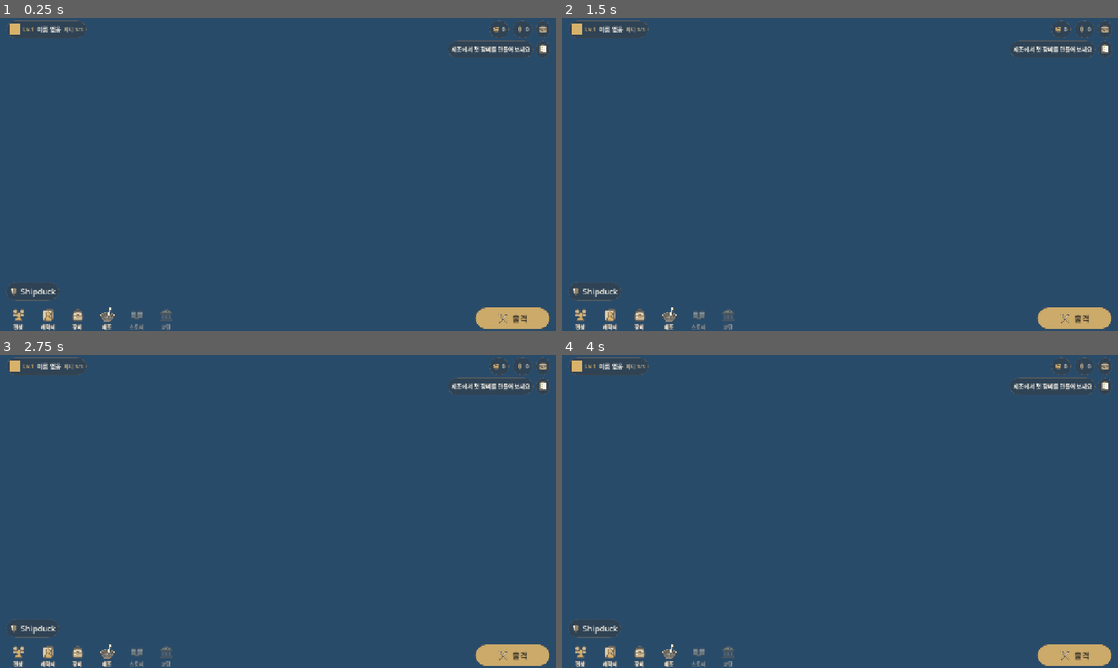
Above: before the commit, frames 1-4 (two rows, left to right).
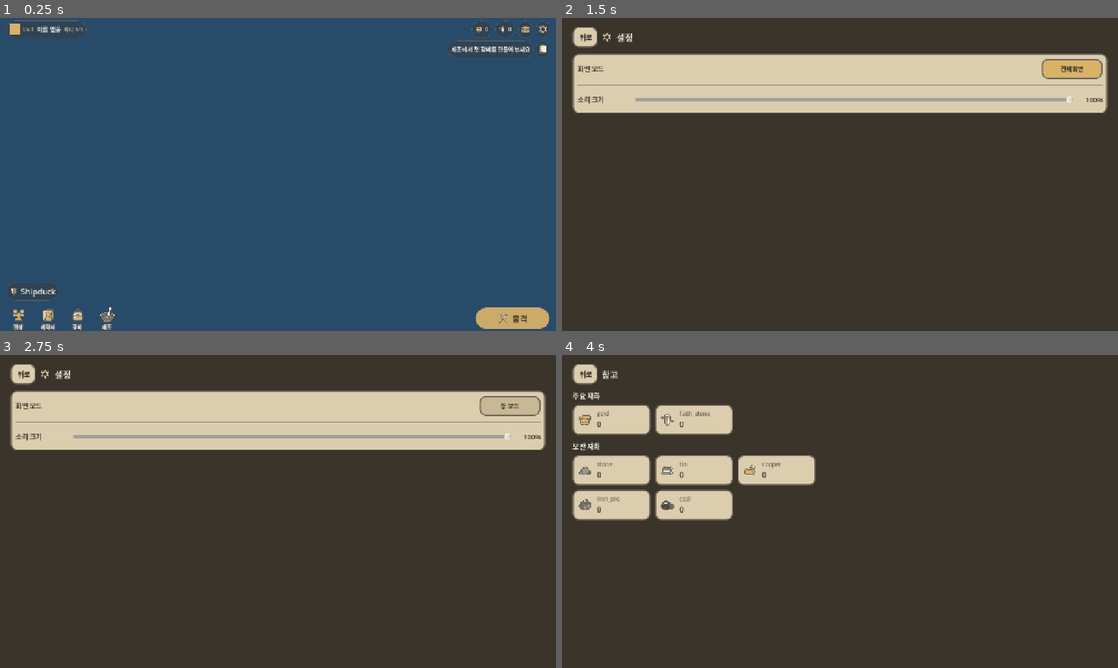
Above: after the commit, the same moments.

Repository: KADSA-OFFICIAL/Group-2
Game: Godot game, scene res://main.tscn
The game is run twice, just before and just after one commit, with the same random seed, the same clock (stepped at 60 frames per second) and the same inputs. The engine's default icon, where the game draws it, is replaced by a stand-in: a white triangle on a blue panel in a dark square.
Inputs (mouse positions are in pixels of both pictures, inside the frame that each line leads up to):
- Up to frame 1 (0.25 s): no input
- Up to frame 2 (1.5 s): click (1106, 30) at 0.52 s; click "뒤로" (after the commit: "창 모드") at 1.25 s
- Up to frame 3 (2.75 s): click (511, 405) at 2 s, where only the run after the commit has a clickable "전체화면"
- Up to frame 4 (4 s): click (584, 373) at 2.75 s, where only the run after the commit has a clickable "뒤로"; click (1090, 367) at 3.52 s

The runs differ from the first frame. In frame 1, 0.4% of the frame differs, in the area x 23-99%, y 0-100%; in frame 2, 100%, in the area x 0-100%, y 0-100%; in frame 3, 100%; in frame 4, 100%.

Commit message:
feat(ui): 설정 화면 (실제 동작) + 메인화면 죽은 버튼 제거
방향: 아이콘이 실제 기능을 하게 만들고, 난잡한 느낌을 없앤다.
(전투 관련은 팀원 담당이므로 건드리지 않았다.)

## 설정 — 아이콘이 실제로 동작하게

icon_settings 는 아트만 있고 버튼조차 없었다. 진짜로 동작하는 화면을 붙인다.

SettingsSystem (autoload)
  화면 모드(전체화면/창)  -> DisplayServer 에 실제 적용
  소리 크기(0~100%)      -> AudioServer 마스터 버스에 실제 적용
  SaveSystem 제공자로 등록되어 저장/복원된다.

여기 있는 값은 게임 밸런스가 아니라 실제 시스템 값이다. 그래서 임의 수치를
만들 여지가 없다(기획 대기 항목이 아니다). 다른 화면들이 [미정] 때문에 막혀
있는 것과 다른 점이다.

화면은 SettingsSystem 에 시키고 결과만 그린다.
DisplayServer/AudioServer 를 화면이 직접 만지지 않는다.

볼륨 0 은 데시벨로 표현할 수 없어 음소거로 따로 처리한다.
슬라이더를 끌 때 화면 전체를 다시 만들면 드래그가 끊기므로 숫자 라벨만 갱신한다.

## 난잡함 제거

하단 줄에서 스토리·교단 버튼을 뺐다. 화면이 없어 흐린 채로 눌리지 않는
버튼이었고, 기능을 더하지 않으면서 줄만 길게 만들었다.
아트(icon_story / icon_order / icon_mail / icon_shop)는 저장소에 그대로 있고,
화면이 생기면 그때 붙인다. 상수만 남겨 두지도 않았다(아무 데도 안 쓰이는
상수는 "곧 붙는다"처럼 오해를 준다).

_make_tab() 의 disabled 분기도 함께 걷어냈다. 호출부가 없어진 죽은 코드다.

## 상단/하단의 성격을 갈랐다

  하단 = 게임을 하는 메뉴 (편성 / 캐릭터 / 장비 / 제조)
  상단 우측 = 게임을 둘러싼 기능 (창고 / 설정)

한국 게임 메인화면의 관례다. 섞으면 줄이 길어지고 무엇이 중요한지 흐려진다.
결과적으로 하단은 동작하는 4개 + 출격만 남는다.

## 검증 (헤드리스 실제 실행 + 화면 캡처)

  기본값 volume=1.0 -> bus_db=0.00
  0.5 설정 -> bus_db=-6.02 (linear_to_db(0.5) 와 일치), mute=false
  0.0 설정 -> mute=true (데시벨로 표현 못 하는 값을 음소거로 처리)
  3.7 설정 -> volume=1.0 (범위 밖 값 클램프)
  저장 후 새 프로세스: fullscreen=true volume=0.35, bus_db=-9.12 로 실제 적용됨
  캡처: 메인화면에 흐린 버튼 없음(하단 4개), 상단 우측에 창고+설정
        설정 화면의 화면 모드 토글 / 소리 크기 슬라이더 표시 확인
  파싱 exit 0 / 오류·경고 0, 회귀 exit 0 / 오류·경고 0

project.godot 의 [autoload] 는 append 만 했다(SettingsSystem).

Co-Authored-By: Claude Opus 5 <noreply@anthropic.com>

Diff:
--- /dev/null
+++ b/autoload/SettingsSystem.gd
@@ -0,0 +1,108 @@
+extends Node
+
+# 게임 설정의 단일 출처 (autoload).
+#
+# 책임: 플레이어가 고른 설정 값을 보유하고, 실제 시스템에 적용한다.
+#
+# 여기 있는 값은 **게임 밸런스가 아니라 실제 시스템 값**이다.
+# 창 모드는 DisplayServer, 볼륨은 AudioServer 가 실제로 적용받는다.
+# 그래서 임의 수치를 만들 여지가 없다(기획 대기 항목이 아니다).
+#
+# 단일 출처 원칙:
+#   - 화면(설정 화면)은 이 시스템에서 읽고 이 시스템에 시킨다.
+#     DisplayServer / AudioServer 를 화면이 직접 만지지 않는다.
+#   - 저장은 SaveSystem 제공자로 등록한다. 화면이 파일을 쓰지 않는다.
+
+# 저장 스키마에서 설정이 들어가는 키.
+const SAVE_KEY := "settings"
+
+# 볼륨을 다루는 오디오 버스 이름. Godot 기본 버스다.
+const MASTER_BUS := "Master"
+
+# 볼륨 0 은 무음이다. 데시벨로는 -inf 라서 따로 다뤄야 한다.
+const SILENT_DB := -80.0
+
+# 설정이 바뀔 때. 화면은 이 신호로만 갱신한다.
+signal settings_changed()
+
+# 전체화면인가. false 면 창 모드.
+var fullscreen: bool = false
+
+# 마스터 볼륨 (0.0 ~ 1.0). 데시벨 변환은 이 시스템이 감춘다.
+var master_volume: float = 1.0
+
+
+func _ready() -> void:
+	name = "SettingsSystem"
+	# 저장 스키마의 설정 부분은 이 시스템이 소유한다(SaveSystem 은 내부를 모른다).
+	SaveSystem.register_provider(SAVE_KEY, self)
+	# 복원된 값(또는 기본값)을 실제 시스템에 반영한다.
+	# register_provider 안에서 from_save_dict 가 이미 불렸을 수 있으므로 여기서 한 번 적용한다.
+	apply_all()
+
+
+# ===== 변경 (Mutation) =====
+
+func set_fullscreen(value: bool) -> void:
+	if value == fullscreen:
+		return
+	fullscreen = value
+	_apply_window_mode()
+	settings_changed.emit()
+
+
+# 0.0 ~ 1.0 밖의 값은 잘라 넣는다.
+func set_master_volume(value: float) -> void:
+	var clamped := clampf(value, 0.0, 1.0)
+	if is_equal_approx(clamped, master_volume):
+		return
+	master_volume = clamped
+	_apply_volume()
+	settings_changed.emit()
+
+
+# ===== 적용 (Apply) =====
+# 실제 시스템에 밀어 넣는 곳. 화면은 이 함수를 부르지 않는다(set_* 가 대신 부른다).
+
+func apply_all() -> void:
+	_apply_window_mode()
+	_apply_volume()
+
+
+func _apply_window_mode() -> void:
+	# 헤드리스에서는 창이 없다. 그때 호출해도 안전하다(Godot 이 무시한다).
+	var mode := DisplayServer.WINDOW_MODE_FULLSCREEN if fullscreen else DisplayServer.WINDOW_MODE_WINDOWED
+	DisplayServer.window_set_mode(mode)
+
+
+func _apply_volume() -> void:
+	var bus := AudioServer.get_bus_index(MASTER_BUS)
+	if bus < 0:
+		push_warning("SettingsSystem: 오디오 버스를 찾을 수 없습니다: " + MASTER_BUS)
+		return
+	# 0 은 데시벨로 표현할 수 없으므로 음소거로 따로 처리한다.
+	if master_volume <= 0.0:
+		AudioServer.set_bus_mute(bus, true)
+		AudioServer.set_bus_volume_db(bus, SILENT_DB)
+		return
+	AudioServer.set_bus_mute(bus, false)
+	AudioServer.set_bus_volume_db(bus, linear_to_db(master_volume))
+
+
+# ===== 저장/복원 (Save / Load) =====
+# SaveSystem 은 이 두 함수만 호출한다.
+
+func to_save_dict() -> Dictionary:
+	return {
+		"fullscreen": fullscreen,
+		"master_volume": master_volume,
+	}
+
+
+func from_save_dict(data: Dictionary) -> void:
+	# 없는 키는 현재 값을 유지한다(구 세이브 호환).
+	fullscreen = bool(data.get("fullscreen", fullscreen))
+	master_volume = clampf(float(data.get("master_volume", master_volume)), 0.0, 1.0)
+	# 복원 직후 실제 시스템에 반영한다. _ready() 보다 먼저 불릴 수 있어 여기서도 적용한다.
+	apply_all()
+	settings_changed.emit()
--- a/project.godot
+++ b/project.godot
@@ -28,6 +28,7 @@
 StatusEffectDatabase="*res://autoload/StatusEffectDatabase.gd"
 EnemyDatabase="*res://autoload/EnemyDatabase.gd"
 StageDatabase="*res://autoload/StageDatabase.gd"
+SettingsSystem="*res://autoload/SettingsSystem.gd"
 SynergySystem="*res://autoload/SynergySystem.gd"
 PartySystem="*res://autoload/PartySystem.gd"
 ScreenManager="*res://autoload/ScreenManager.gd"
--- a/screens/main/main_screen.gd
+++ b/screens/main/main_screen.gd
@@ -8,9 +8,14 @@
 #   3) 상·하단 바는 얇게, 아이콘은 작게(UITheme.ICON_*). 화면 가운데를 비워 둔다.
 #   4) 크기로 위계를 준다. 출격 CTA만 크고 밝게, 나머지 메뉴는 작고 차분하게.
 #
-#   상단   프로필 · 주요 재화 · 창고/상점 원형 버튼
+#   상단   프로필 · 주요 재화 · 창고/설정 원형 버튼 · 길라잡이 + 퀘스트
 #   중앙   대표 캐릭터 전신 일러스트 (배경 레이어) + 좌하단 이름표
 #   하단   메뉴 탭 + 출격 CTA
+#
+# 상단과 하단의 성격을 갈라 둔다:
+#   하단 = 게임을 하는 메뉴(편성/캐릭터/장비/제조)
+#   상단 = 게임을 둘러싼 기능(재화 확인, 설정)
+# 한국 게임 메인화면의 관례이며, 섞으면 줄이 길어지고 무엇이 중요한지 흐려진다.
 #
 # 메인화면에 두지 않은 것과 그 이유:
 #   - 파티 목록 / 시너지: 편성 화면에서 짜고 그 자리에서 미리보기까지 하므로
@@ -39,18 +44,23 @@
 const CRAFT_ICON := "icon_craft"
 const STORAGE_ICON := "icon_storage"
 const QUEST_ICON := "icon_quest"
-const STORY_ICON := "icon_story"
-const ORDER_ICON := "icon_order"
-
-# 화면이 실제로 있는 메뉴만 둔다.
-# 상점·설정은 화면이 없어 버튼을 만들지 않는다(누를 곳 없는 버튼을 만들지 않는다).
-# 상점 아이콘(icon_shop.svg)은 화면이 생길 때 바로 쓸 수 있도록 준비만 되어 있다.
+const SETTINGS_ICON := "icon_settings"
+
+# 아직 화면이 없는 메뉴의 아이콘은 여기 상수로 두지 않는다.
+# 상수만 남으면 "곧 붙는다"처럼 보이지만 실제로는 아무 데도 쓰이지 않는다.
+# 아트는 assets/sprites/ui/icons 에 준비되어 있다:
+#   icon_story(스토리) / icon_order(교단) / icon_mail(우편) / icon_shop(상점)
+# 화면이 생기면 그때 상수를 만들고 하단 줄이나 상단 묶음에 넣는다.
+
+# 화면이 실제로 있는 메뉴만 버튼으로 만든다.
+# 눌러도 아무 일이 없는 버튼은 기능을 더하지 않고 화면만 난잡하게 만든다.
 const FORMATION_SCREEN := preload("res://screens/formation/FormationScreen.tscn")
 const CHARACTERS_SCREEN := preload("res://screens/characters/CharactersScreen.tscn")
 const EQUIPMENT_SCREEN := preload("res://screens/equipment/EquipmentScreen.tscn")
 const CRAFT_SCREEN := preload("res://screens/craft/CraftScreen.tscn")
 const STORAGE_SCREEN := preload("res://screens/storage/StorageScreen.tscn")
 const STAGE_SELECT_SCREEN := preload("res://screens/stage/StageSelectScreen.tscn")
+const SETTINGS_SCREEN := preload("res://screens/settings/SettingsScreen.tscn")
 
 # 길라잡이 단계 -> 데려갈 화면.
 # GuideSystem 은 화면을 알지 않는다(인프라가 화면에 의존하면 안 된다). 그 대응을 여기서 한다.
@@ -208,7 +218,7 @@
 
 # ── 상단: 프로필 · 주요 재화 · 원형 버튼 ──
 # 두 줄이다.
-#   1줄: 프로필 | (빈칸) | 주요 재화 | 창고
+#   1줄: 프로필 | (빈칸) | 주요 재화 | 창고 | 설정
 #   2줄:              (빈칸) | 길라잡이 문구 | 퀘스트
 # 퀘스트를 재화·창고 바로 아래에 두어 우측 상단을 하나의 묶음으로 읽히게 한다.
 func _build_top_bar() -> Control:
@@ -230,8 +240,11 @@
 	for currency_type in CurrencySystem.get_primary_currencies():
 		bar.add_child(_make_currency_chip(String(currency_type)))
 
-	# 창고: 나머지 재화는 여기서 본다.
+	# 우측 끝 작은 아이콘 묶음. 재화를 보는 창고와 설정.
+	# 한국 게임 메인화면의 관례대로 "게임을 하는 메뉴"(하단)와
+	# "게임을 둘러싼 기능"(상단 우측)을 갈라 둔다.
 	bar.add_child(_make_round_button(STORAGE_ICON, "창고", STORAGE_SCREEN))
+	bar.add_child(_make_round_button(SETTINGS_ICON, "설정", SETTINGS_SCREEN))
 
 	# 퀘스트 줄: 길라잡이 문구가 퀘스트 아이콘 왼쪽에 붙는다.
 	var quest_row := HBoxContainer.new()
@@ -375,10 +388,6 @@
 	row.add_child(_make_tab("캐릭터", CHARACTERS_ICON, CHARACTERS_SCREEN))
 	row.add_child(_make_tab("장비", EQUIPMENT_ICON, EQUIPMENT_SCREEN))
 	row.add_child(_make_tab("제조", CRAFT_ICON, CRAFT_SCREEN))
-	# 스토리·교단은 아직 시스템이 없어 누를 수 없다. 자리는 나머지 메뉴와 같은 줄에 둔다.
-	# (누르면 아무 일도 없는 버튼을 두지 않는다. 시스템이 생기면 화면만 연결하면 된다.)
-	row.add_child(_make_tab("스토리", STORY_ICON, null))
-	row.add_child(_make_tab("교단", ORDER_ICON, null))
 
 	row.add_child(_expanding_gap())
 
@@ -388,10 +397,9 @@
 
 # 하단 메뉴 버튼: 아이콘 위 + 라벨 아래. 테두리·배경 패널을 두지 않는다.
 # 아이콘 자체에 이미 굵은 윤곽선이 있어 사각 프레임을 덧대면 답답해진다.
-# scene 이 null 이면 화면이 없는 메뉴다. 흐리게 그리고 누를 수 없게 둔다.
+# 하단 줄에는 **화면이 있는 메뉴만** 둔다.
+# 눌러도 아무 일이 없는 버튼은 화면을 난잡하게만 만든다.
 func _make_tab(label: String, icon_path: String, scene: PackedScene) -> Control:
-	var ready_to_open := scene != null
-
 	var holder := Control.new()
 	holder.custom_minimum_size = Vector2(58, 62)
 
@@ -405,9 +413,6 @@
 	var icon := _make_icon(icon_path, UITheme.ICON_NAV)
 	if icon != null:
 		icon.size_flags_horizontal = Control.SIZE_SHRINK_CENTER
-		# 화면이 없는 메뉴는 반투명하게 그려 "지금은 못 들어간다"를 알린다.
-		if not ready_to_open:
-			icon.modulate = Color(1, 1, 1, 0.4)
 		box.add_child(icon)
 
 	# 라벨은 그림 위에 바로 얹히므로 외곽선을 넣어 어떤 배경에서도 읽히게 한다.
@@ -415,8 +420,6 @@
 	text.horizontal_alignment = HORIZONTAL_ALIGNMENT_CENTER
 	text.add_theme_color_override("font_outline_color", UITheme.OUTLINE)
 	text.add_theme_constant_override("outline_size", 4)
-	if not ready_to_open:
-		text.modulate = Color(1, 1, 1, 0.45)
 	box.add_child(text)
 
 	# 눌리는 영역만 담당하는 투명 버튼. 배경·테두리 없음.
@@ -427,11 +430,8 @@
 	button.add_theme_stylebox_override("hover", StyleBoxEmpty.new())
 	button.add_theme_stylebox_override("pressed", StyleBoxEmpty.new())
 	button.add_theme_stylebox_override("focus", StyleBoxEmpty.new())
-	if ready_to_open:
-		button.pressed.connect(func(): ScreenManager.push(scene))
-	else:
-		button.disabled = true
-		button.tooltip_text = "%s — 준비 중(시스템 없음)" % label
+	button.tooltip_text = label
+	button.pressed.connect(func(): ScreenManager.push(scene))
 	holder.add_child(button)
 	return holder
 
--- /dev/null
+++ b/screens/settings/SettingsScreen.tscn
@@ -0,0 +1,12 @@
+[gd_scene load_steps=2 format=3]
+
+[ext_resource type="Script" path="res://screens/settings/settings_screen.gd" id="1_settings"]
+
+[node name="SettingsScreen" type="Control"]
+layout_mode = 3
+anchors_preset = 15
+anchor_right = 1.0
+anchor_bottom = 1.0
+grow_horizontal = 2
+grow_vertical = 2
+script = ExtResource("1_settings")
--- /dev/null
+++ b/screens/settings/settings_screen.gd
@@ -0,0 +1,194 @@
+extends Control
+
+# 설정 화면 (메타 UI).
+#
+# 책임: 설정 값을 보여주고 바꾼다. **적용과 저장은 하지 않는다.**
+#
+# 데이터 출처 (단일 출처 원칙 — 여기서 재정의하지 않는다):
+#   설정 값        -> SettingsSystem
+#   실제 적용       -> SettingsSystem (DisplayServer/AudioServer 를 여기서 만지지 않는다)
+#   저장           -> SaveSystem (SettingsSystem 이 제공자로 등록되어 있다)
+#   색             -> UITheme
+#
+# 화면은 set_* 를 부르고 결과만 다시 그린다.
+
+const BACK_ICON := "icon_back"
+const SETTINGS_ICON := "icon_settings"
+
+var _rows: VBoxContainer
+
+
+func _ready() -> void:
+	_build()
+	_refresh()
+	# 다른 경로로 설정이 바뀌어도 표시가 따라오게 한다.
+	SettingsSystem.settings_changed.connect(_refresh)
+
+
+# ===== 화면 구성 =====
+
+func _build() -> void:
+	add_child(UITheme.make_background())
+
+	var margin := MarginContainer.new()
+	margin.set_anchors_preset(Control.PRESET_FULL_RECT)
+	margin.add_theme_constant_override("margin_left", 24)
+	margin.add_theme_constant_override("margin_right", 24)
+	margin.add_theme_constant_override("margin_top", 20)
+	margin.add_theme_constant_override("margin_bottom", 20)
+	add_child(margin)
+
+	var root := VBoxContainer.new()
+	root.add_theme_constant_override("separation", 14)
+	margin.add_child(root)
+
+	root.add_child(_build_header())
+
+	var panel := PanelContainer.new()
+	panel.add_theme_stylebox_override("panel", UITheme.panel_box())
+	panel.size_flags_horizontal = Control.SIZE_EXPAND_FILL
+	root.add_child(panel)
+
+	_rows = VBoxContainer.new()
+	_rows.add_theme_constant_override("separation", 12)
+	panel.add_child(_rows)
+
+	var tail := Control.new()
+	tail.size_flags_vertical = Control.SIZE_EXPAND_FILL
+	root.add_child(tail)
+
+
+func _build_header() -> Control:
+	var row := HBoxContainer.new()
+	row.add_theme_constant_override("separation", 10)
+
+	var back := Button.new()
+	back.text = " 뒤로"
+	back.icon = _texture(BACK_ICON)
+	back.expand_icon = true
+	back.custom_minimum_size = Vector2(0, 40)
+	back.add_theme_stylebox_override("normal", UITheme.panel_box())
+	back.add_theme_stylebox_override("hover", UITheme.panel_box())
+	back.add_theme_stylebox_override("pressed", UITheme.panel_box_deep())
+	back.add_theme_color_override("font_color", UITheme.INK)
+	back.pressed.connect(func(): ScreenManager.pop())
+	row.add_child(back)
+
+	var icon := _icon(SETTINGS_ICON, 24)
+	if icon != null:
+		row.add_child(icon)
+
+	var title := Label.new()
+	title.text = "설정"
+	title.add_theme_font_size_override("font_size", 20)
+	title.add_theme_color_override("font_color", UITheme.INK_ON_DARK)
+	title.size_flags_horizontal = Control.SIZE_EXPAND_FILL
+	title.vertical_alignment = VERTICAL_ALIGNMENT_CENTER
+	row.add_child(title)
+	return row
+
+
+# ===== 갱신 =====
+
+func _refresh() -> void:
+	if not is_instance_valid(_rows):
+		return
+	_clear(_rows)
+	_rows.add_child(_build_fullscreen_row())
+	_rows.add_child(HSeparator.new())
+	_rows.add_child(_build_volume_row())
+
+
+# 창 모드: 두 값뿐이므로 토글 버튼 하나로 둔다.
+func _build_fullscreen_row() -> Control:
+	var row := HBoxContainer.new()
+	row.add_theme_constant_override("separation", 12)
+
+	var label := _text("화면 모드", 15, UITheme.INK)
+	label.size_flags_horizontal = Control.SIZE_EXPAND_FILL
+	row.add_child(label)
+
+	var button := Button.new()
+	button.text = "전체화면" if SettingsSystem.fullscreen else "창 모드"
+	button.custom_minimum_size = Vector2(140, 40)
+	button.add_theme_font_size_override("font_size", 14)
+	button.add_theme_color_override("font_color", UITheme.INK)
+	button.add_theme_stylebox_override("normal", UITheme.accent_box() if SettingsSystem.fullscreen else UITheme.panel_box_deep())
+	button.add_theme_stylebox_override("hover", UITheme.accent_box() if SettingsSystem.fullscreen else UITheme.panel_box_deep())
+	button.add_theme_stylebox_override("pressed", UITheme.panel_box_deep())
+	button.pressed.connect(func(): SettingsSystem.set_fullscreen(not SettingsSystem.fullscreen))
+	row.add_child(button)
+	return row
+
+
+# 마스터 볼륨: 0~100 을 슬라이더로. 값 변환(데시벨)은 SettingsSystem 이 감춘다.
+func _build_volume_row() -> Control:
+	var row := HBoxContainer.new()
+	row.add_theme_constant_override("separation", 12)
+
+	var label := _text("소리 크기", 15, UITheme.INK)
+	label.custom_minimum_size = Vector2(120, 0)
+	row.add_child(label)
+
+	var slider := HSlider.new()
+	slider.min_value = 0.0
+	slider.max_value = 1.0
+	slider.step = 0.05
+	slider.value = SettingsSystem.master_volume
+	slider.custom_minimum_size = Vector2(0, 40)
+	slider.size_flags_horizontal = Control.SIZE_EXPAND_FILL
+	slider.size_flags_vertical = Control.SIZE_SHRINK_CENTER
+	# 슬라이더를 끌 때마다 _refresh() 로 다시 만들면 드래그가 끊긴다.
+	# 그래서 여기서는 값만 넘기고, 옆 숫자 라벨만 직접 갱신한다.
+	var value_label := _text(_percent(SettingsSystem.master_volume), 15, UITheme.INK)
+	value_label.custom_minimum_size = Vector2(56, 0)
+	value_label.horizontal_alignment = HORIZONTAL_ALIGNMENT_RIGHT
+	slider.value_changed.connect(func(v: float):
+		SettingsSystem.set_master_volume(v)
+		if is_instance_valid(value_label):
+			value_label.text = _percent(v)
+	)
+	row.add_child(slider)
+	row.add_child(value_label)
+	return row
+
+
+func _percent(value: float) -> String:
+	return "%d%%" % int(round(value * 100.0))
+
+
+# ===== 공용 조각 =====
+
+func _clear(node: Node) -> void:
+	for child in node.get_children():
+		node.remove_child(child)
+		child.queue_free()
+
+
+func _text(value: String, size: int, color: Color) -> Label:
+	var label := Label.new()
+	label.text = value
+	label.add_theme_font_size_override("font_size", size)
+	label.add_theme_color_override("font_color", color)
+	label.vertical_alignment = VERTICAL_ALIGNMENT_CENTER
+	return label
+
+
+func _icon(icon_name: String, size: int) -> TextureRect:
+	var texture := _texture(icon_name)
+	if texture == null:
+		return null
+	var rect := TextureRect.new()
+	rect.texture = texture
+	rect.custom_minimum_size = Vector2(size, size)
+	rect.expand_mode = TextureRect.EXPAND_IGNORE_SIZE
+	rect.stretch_mode = TextureRect.STRETCH_KEEP_ASPECT_CENTERED
+	return rect
+
+
+# 아이콘 **이름**("icon_back")을 받는다. 경로와 확장자 해석은 UITheme 이 한다.
+func _texture(icon_name: String) -> Texture2D:
+	var path := UITheme.icon_path(icon_name)
+	if path.is_empty():
+		return null
+	return load(path) as Texture2D
Not shown, added: autoload/SettingsSystem.gd.uid
Not shown, added: screens/settings/settings_screen.gd.uid
